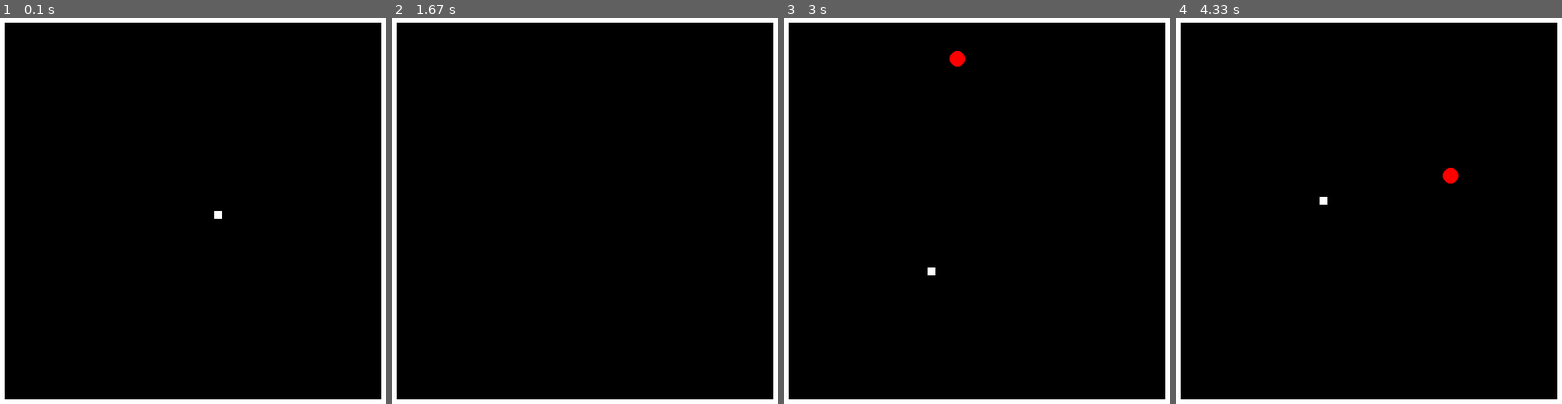
Above: before the commit, frames 1-4 (left to right).
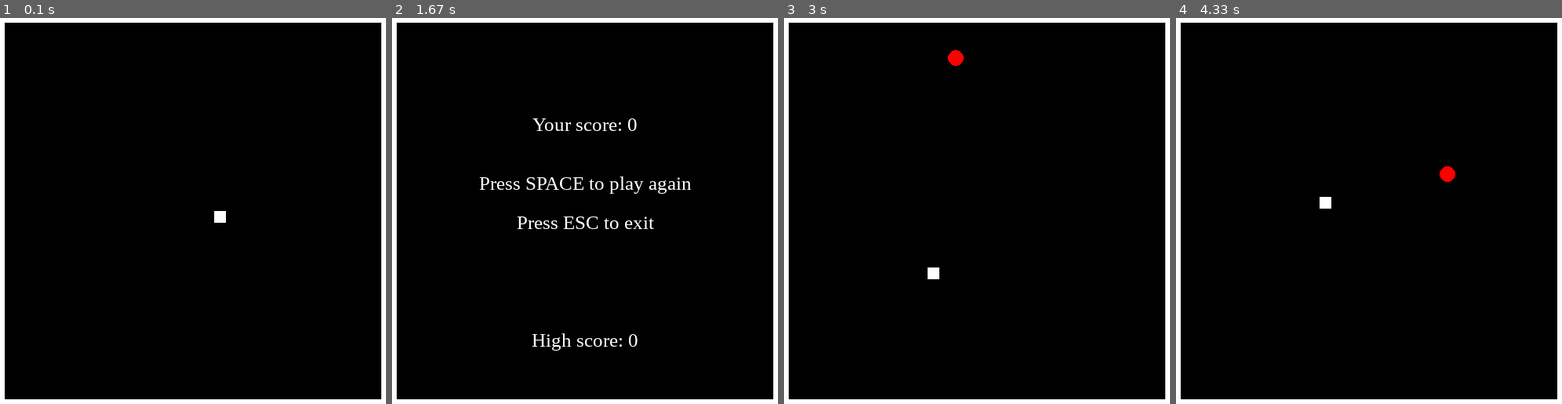
Above: after the commit, the same moments.

Repository: LeeHarry14202/PYGAME_Snake_Game
Game: pygame game, started from main.py
Same seed, same stepped clock (60 frames per second), same inputs: the game is played once before the commit and once after it.
Inputs:
- Up to frame 1 (0.1 s): no input
- Up to frame 2 (1.67 s): hold Right 0.33-0.8 s; hold Up 0.83-1.3 s; hold Right from 1.33 s (still down)
- Up to frame 3 (3 s): release Right at 1.8 s; tap Space at 1.83, 2.23, 2.53, 2.8 s; hold Left 2.17-2.7 s; hold Down from 2.73 s (still down)
- Up to frame 4 (4.33 s): release Down at 3.03 s; hold Left 3.07-3.47 s; tap Space at 3.13, 3.43, 3.57, 3.97, 4.27 s; hold Up 3.5-3.87 s; hold Right from 3.9 s (still down)

The runs differ from the first frame. In frame 1, less than 0.1% of the frame differs, in the area x 55-59%, y 50-54%; in frame 2, 1.7%, in the area x 22-78%, y 26-87%; in frame 3, less than 0.1%; in frame 4, 0.1%.

Commit message:
Update main.py

Diff:
--- a/main.py
+++ b/main.py
@@ -28,6 +28,7 @@
         self.direction = 'RIGHT'
         # Set score
         self.score = 0
+        self.high_score = 0
 
     def restart(self):
         world.game_active = True
@@ -35,22 +36,49 @@
         snake.x = SCREEN_WIDTH / 2
         snake.y = SCREEN_HEIGHT / 2
         world.direction = 'RIGHT'
+        world.score = 0
+
+    def display_text(self, text, x, y):
+        # creating font object my_font
+        my_font = pygame.font.SysFont('times new roman', 25)
+
+        # creating a text surface on which text
+        # will be drawn
+        game_over_surface = my_font.render(text, True, COLOR.WHITE)
+
+        # create a rectangular object for the text
+        # surface object
+        game_over_rect = game_over_surface.get_rect()
+
+        # setting position of the text
+        game_over_rect.midtop = (x, y)
+
+        # blit wil draw the text on screen
+        screen.blit(game_over_surface, game_over_rect)
+
+    def display_score(self):
+        self.display_text('Your score: ' + str(world.score), SCREEN_WIDTH / 2, SCREEN_HEIGHT / 4)
+        self.display_text('Press SPACE to play again', SCREEN_WIDTH / 2, SCREEN_HEIGHT / 2.5)
+        self.display_text('Press ESC to exit', SCREEN_WIDTH / 2, SCREEN_HEIGHT / 2)
+        self.display_text('High score: ' + str(self.high_score), SCREEN_WIDTH / 2, SCREEN_HEIGHT - 100)
+
+    def update_high_score(self):
+        if self.high_score < self.score:
+            self.high_score = self.score
 
 
 class SNAKE(object):
     def __init__(self):
         self.x = SCREEN_WIDTH / 2
         self.y = SCREEN_HEIGHT / 2
-        self.WIDTH = 10
-        self.HEIGHT = 10
+        self.WIDTH = 15
+        self.HEIGHT = 15
         self.speed = 3
         self.list_snake = []
+        self.position = [self.x, self.y]
         self.rect = pygame.rect.Rect((self.x, self.y, self.WIDTH, self.HEIGHT))
 
-    def draw(self, x, y):
-        if x != self.x or y != self.y:
-            self.x = x
-            self.y = y
+    def draw(self):
         self.rect = pygame.rect.Rect((self.x, self.y, self.WIDTH, self.HEIGHT))
         pygame.draw.rect(screen, COLOR.WHITE, self.rect)
 
@@ -67,42 +95,40 @@
 
     def hit_wall(self):
         if self.x > SCREEN_WIDTH:
-            # self.x = 0
             world.game_active = False
         elif self.x < 0:
-            # self.x = SCREEN_WIDTH
             world.game_active = False
         if self.y < 0:
-            # self.y = SCREEN_HEIGHT
             world.game_active = False
         elif self.y > SCREEN_HEIGHT:
-            # self.y = 0
-            world.game_active = False
-        # return self.x, self.y
+            world.game_active = False
         return world.game_active
 
 
 class APPLE(object):
     def __init__(self):
-        self.WIDTH = 20
-        self.HEIGHT = 20
+        self.WIDTH = 15
+        self.HEIGHT = 15
         self.radius = 10
         self.list_apple = []
         self.rect = pygame.rect.Rect((-SCREEN_WIDTH/2, -SCREEN_HEIGHT/2, self.WIDTH, self.HEIGHT))
+        self.position = [-SCREEN_WIDTH/2, -SCREEN_HEIGHT/2]
 
     def create_apple(self):
         random_x_pos = random.randint(20, SCREEN_WIDTH - snake.WIDTH)
         random_y_pos = random.randint(20, SCREEN_HEIGHT - snake.HEIGHT)
         x = random_x_pos
         y = random_y_pos
-        position = (x, y)
+        self.position = [x, y]
         # Update apple rect
         self.rect = pygame.rect.Rect((x, y, self.WIDTH, self.HEIGHT))
-        return position
+        return self.position
 
     def draw(self, list_apple):
         for apple_ in list_apple:
             pygame.draw.circle(screen, COLOR.RED, apple_, self.radius)
+            # pygame.draw.rect(screen, COLOR.RED, self.rect)
+
         # If don't have this, the previous apple wont' disappear
         if len(list_apple) > 1:
             list_apple.pop(0)
@@ -115,8 +141,8 @@
     def draw(self):
         wall_1 = pygame.rect.Rect(0, 0, SCREEN_WIDTH, 10)
         wall_2 = pygame.rect.Rect(0, 0, 10, SCREEN_HEIGHT)
-        wall_3 = pygame.rect.Rect(SCREEN_WIDTH - snake.WIDTH, 0, 10, SCREEN_HEIGHT)
-        wall_4 = pygame.rect.Rect(0, SCREEN_HEIGHT - snake.HEIGHT, SCREEN_WIDTH, 10)
+        wall_3 = pygame.rect.Rect(SCREEN_WIDTH - 10, 0, 10, SCREEN_HEIGHT)
+        wall_4 = pygame.rect.Rect(0, SCREEN_HEIGHT - 10, SCREEN_WIDTH, 10)
         pygame.draw.rect(screen, COLOR.WHITE, wall_1)
         pygame.draw.rect(screen, COLOR.WHITE, wall_2)
         pygame.draw.rect(screen, COLOR.WHITE, wall_3)
@@ -136,7 +162,8 @@
 
 
 def main():
-    while True:
+    running = True
+    while running:
         screen.fill(COLOR.BLACK)
         for event in pygame.event.get():
             if event.type == pygame.QUIT:
@@ -144,8 +171,6 @@
                 sys.exit()
             if event.type == pygame.KEYDOWN:
                 if world.game_active:
-                    if event.key == pygame.K_ESCAPE:
-                        world.game_active = False
                     if event.key == pygame.K_RIGHT:
                         world.direction = 'RIGHT'
                     if event.key == pygame.K_LEFT:
@@ -154,9 +179,13 @@
                         world.direction = 'DOWN'
                     if event.key == pygame.K_UP:
                         world.direction = 'UP'
-                # Press SPACE to restart
-                if event.key == pygame.K_SPACE and world.game_active is False:
-                    world.restart()
+                else:
+                    # Press SPACE to restart
+                    if event.key == pygame.K_SPACE:
+                        world.restart()
+                    # Press Esc to exit
+                    if event.key == pygame.K_ESCAPE:
+                        running = False
             # To create list of apple
             if event.type == spawn_apple:
                 apple.list_apple.append(apple.create_apple())
@@ -169,16 +198,20 @@
             snake.x, snake.y = snake.change_direction()
 
             # Draw snake
-            snake.draw(snake.x, snake.y)
+            snake.draw()
 
             # Draw apple
             apple.draw(apple.list_apple)
 
             # Check collision
             if apple.rect.colliderect(snake.rect):
-                print('Touched')
+                world.score += 1
+
             # Check if the snake hit the wall, game over
             world.game_active = snake.hit_wall()
+        else:
+            world.update_high_score()
+            world.display_score()
 
         pygame.display.update()
         world.clock.tick(world.fps_number)
